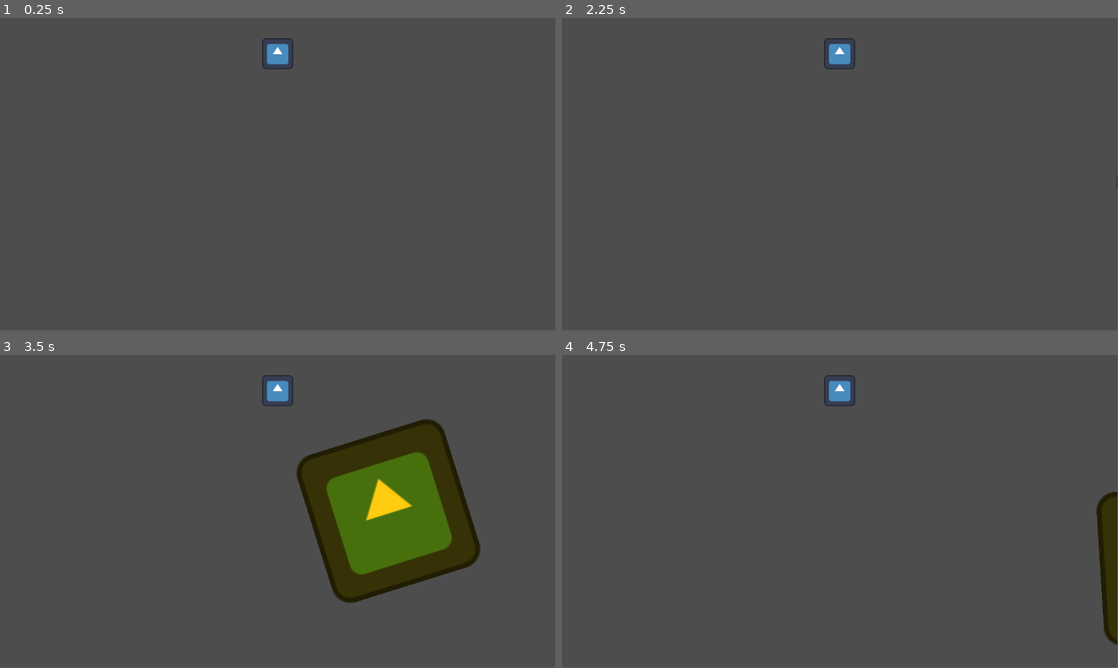
Above: before the commit, frames 1-4 (two rows, left to right).
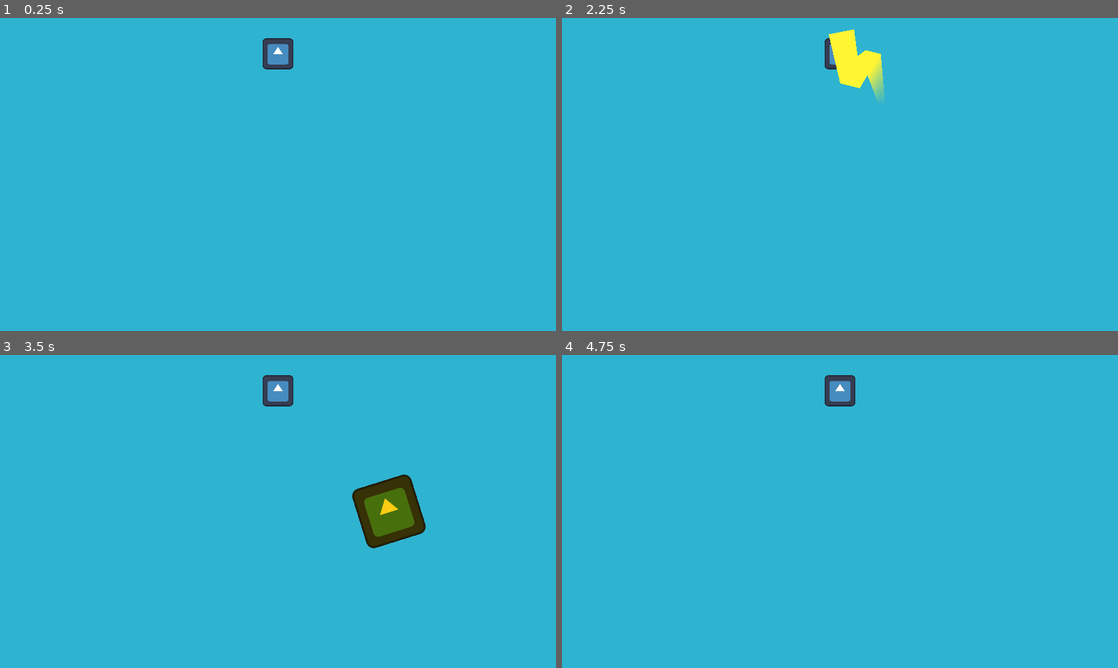
Above: after the commit, the same moments.

Repository: MANM-ANMM/jam_orage_o_rage
Game: Godot game, scene res://scene/main.tscn
Same seed, same stepped clock (60 frames per second), same inputs: the game is played once before the commit and once after it. The engine's default icon, where the game draws it, is replaced by a stand-in: a white triangle on a blue panel in a dark square.
Inputs (mouse positions are in pixels of both pictures, inside the frame that each line leads up to):
- Up to frame 1 (0.25 s): no input
- Up to frame 2 (2.25 s): tap Enter (ui_accept) at 0.5, 0.77, 1.52 s; move the mouse to (962, 158) at 0.52 s; hold Right (move_right) 0.53-1.28 s; click (962, 158) at 0.6 s; move the mouse to (728, 190) at 1.27 s; hold Left (move_left) 1.28-2.03 s; click (728, 190) at 1.35 s; move the mouse to (895, 105) at 2.02 s; hold Right (move_right) from 2.03 s (still down); click (895, 105) at 2.1 s
- Up to frame 3 (3.5 s): keep holding Right (move_right); move the mouse to (250, 574) at 2.77 s; click (250, 574) at 2.85 s; tap Enter (ui_accept) at 3.02 s
- Up to frame 4 (4.75 s): move the mouse to (1006, 558) at 3.52 s; release Right (move_right) at 3.53 s; hold Left (move_left) from 3.53 s (still down); click (1006, 558) at 3.6 s; tap Enter (ui_accept) at 3.77, 4.52 s; move the mouse to (673, 464) at 4.27 s; click (673, 464) at 4.35 s
In our replay, the window is 799x449 before the commit and 800x450 after it. These sizes can differ from the game's own. Grey fills any space a smaller window leaves; there, only what the larger window draws over its background counts as a difference.

The runs differ from the first frame. In frame 1, 99% of the frame differs, in the area x 0-100%, y 0-100%; in frame 2, 100%; in frame 3, 99%; in frame 4, 99%.

Commit message:
gameplay ok

Diff:
--- a/project.godot
+++ b/project.godot
@@ -20,16 +20,22 @@
 Types="*res://script/global_types.gd"
 Nodes="*res://script/global_nodes.gd"
 
+[display]
+
+window/stretch/mode="canvas_items"
+
 [input]
 
 move_left={
 "deadzone": 0.5,
 "events": [Object(InputEventKey,"resource_local_to_scene":false,"resource_name":"","device":-1,"window_id":0,"alt_press …(182 unchanged characters)…
+, Object(InputEventKey,"resource_local_to_scene":false,"resource_name":"","device":-1,"window_id":0,"alt_pressed":false,"shift_pressed":false,"ctrl_pressed":false,"meta_pressed":false,"pressed":false,"keycode":0,"physical_keycode":65,"key_label":0,"unicode":97,"echo":false,"script":null)
 ]
 }
 move_right={
 "deadzone": 0.5,
 "events": [Object(InputEventKey,"resource_local_to_scene":false,"resource_name":"","device":-1,"window_id":0,"alt_press …(182 unchanged characters)…
+, Object(InputEventKey,"resource_local_to_scene":false,"resource_name":"","device":-1,"window_id":0,"alt_pressed":false,"shift_pressed":false,"ctrl_pressed":false,"meta_pressed":false,"pressed":false,"keycode":0,"physical_keycode":68,"key_label":0,"unicode":105,"echo":false,"script":null)
 ]
 }
 eclair={
@@ -50,3 +56,4 @@
 
 renderer/rendering_method="gl_compatibility"
 renderer/rendering_method.mobile="gl_compatibility"
+environment/defaults/default_clear_color=Color(0.180392, 0.701961, 0.819608, 1)
--- a/scene/ciblage_foudre.tscn
+++ b/scene/ciblage_foudre.tscn
@@ -9,6 +9,7 @@
 collision_layer = 0
 collision_mask = 20
 script = ExtResource("1_7vtmf")
+max_grow = 40.0
 
 [node name="CollisionShape2D" type="CollisionShape2D" parent="."]
 rotation = 1.5708
--- a/scene/constructions/adeptes/temple.tscn
+++ b/scene/constructions/adeptes/temple.tscn
@@ -1,16 +1,32 @@
-[gd_scene load_steps=4 format=3 uid="uid://do855p11p6w40"]
+[gd_scene load_steps=8 format=3 uid="uid://do855p11p6w40"]
 
 [ext_resource type="PackedScene" uid="uid://cew563e1kmwm7" path="res://scene/constructions/batiment.tscn" id="1_7kyrf"]
 [ext_resource type="Texture2D" uid="uid://c0iegaufwxl7r" path="res://icon.svg" id="2_ofr8p"]
+[ext_resource type="PackedScene" uid="uid://d0bwyfmeukx0o" path="res://scene/constructions/generateur_personnage.tscn" id="3_lm83y"]
+[ext_resource type="PackedScene" uid="uid://b0rirvskmpf7i" path="res://scene/personnages/adeptes/adepte_constructeur.tscn" id="4_iyjgr"]
+[ext_resource type="PackedScene" uid="uid://dgx465jyd2y5w" path="res://scene/personnages/adeptes/adepte_pose_chantier.tscn" id="5_3mbxn"]
+[ext_resource type="PackedScene" uid="uid://dm25jpukyt1hn" path="res://scene/constructions/generateur_nuages.tscn" id="6_m15nj"]
 
 [sub_resource type="RectangleShape2D" id="RectangleShape2D_8sjmv"]
-size = Vector2(128, 128)
+size = Vector2(51.2, 51.2)
 
 [node name="Temple" instance=ExtResource("1_7kyrf")]
 
 [node name="Icon" type="Sprite2D" parent="." index="0"]
 modulate = Color(1, 0.8, 0.0705882, 1)
+scale = Vector2(0.4, 0.4)
 texture = ExtResource("2_ofr8p")
 
 [node name="CollisionShape2D" type="CollisionShape2D" parent="." index="1"]
 shape = SubResource("RectangleShape2D_8sjmv")
+
+[node name="Generateur_constructeur" parent="." index="2" instance=ExtResource("3_lm83y")]
+wait_time = 7.0
+scene_personnage = ExtResource("4_iyjgr")
+
+[node name="Generateur_poseur" parent="." index="3" instance=ExtResource("3_lm83y")]
+wait_time = 9.0
+scene_personnage = ExtResource("5_3mbxn")
+
+[node name="GenerateurNuages" parent="." index="4" instance=ExtResource("6_m15nj")]
+wait_time = 8.0
--- /dev/null
+++ b/scene/constructions/apostats/chantier_maison.tscn
@@ -0,0 +1,8 @@
+[gd_scene load_steps=3 format=3 uid="uid://bm17gy6assuyj"]
+
+[ext_resource type="PackedScene" uid="uid://duk6e7jesc215" path="res://scene/constructions/chantier.tscn" id="1_n7f7m"]
+[ext_resource type="PackedScene" uid="uid://beksk6ijkp4rg" path="res://scene/constructions/apostats/maison.tscn" id="2_gc718"]
+
+[node name="ChantierMaison" instance=ExtResource("1_n7f7m")]
+peuple = 1
+batiment = ExtResource("2_gc718")
--- /dev/null
+++ b/scene/constructions/apostats/maison.tscn
@@ -0,0 +1,30 @@
+[gd_scene load_steps=7 format=3 uid="uid://beksk6ijkp4rg"]
+
+[ext_resource type="PackedScene" uid="uid://cew563e1kmwm7" path="res://scene/constructions/batiment.tscn" id="1_bjm10"]
+[ext_resource type="PackedScene" uid="uid://d0bwyfmeukx0o" path="res://scene/constructions/generateur_personnage.tscn" id="2_uw54l"]
+[ext_resource type="PackedScene" uid="uid://byjervgatwfll" path="res://scene/personnages/apostats/apostat_pose_chantier.tscn" id="3_w4pw0"]
+[ext_resource type="PackedScene" uid="uid://nj36kcesrt1o" path="res://scene/personnages/apostats/apostat_constructeur.tscn" id="4_nonan"]
+[ext_resource type="PackedScene" uid="uid://b2yap1l1e3a52" path="res://scene/personnages/apostats/apostat_guerrier.tscn" id="5_3m6tv"]
+
+[sub_resource type="RectangleShape2D" id="RectangleShape2D_hkpc4"]
+size = Vector2(50, 20)
+
+[node name="Maison" instance=ExtResource("1_bjm10")]
+peuple = 1
+
+[node name="CollisionShape2D" type="CollisionShape2D" parent="." index="0"]
+position = Vector2(0, -9)
+shape = SubResource("RectangleShape2D_hkpc4")
+debug_color = Color(0.458824, 0.447059, 1, 0.419608)
+
+[node name="GenerateurPoseChantier" parent="." index="1" instance=ExtResource("2_uw54l")]
+wait_time = 14.0
+scene_personnage = ExtResource("3_w4pw0")
+
+[node name="GenerateurConstructeur" parent="." index="2" instance=ExtResource("2_uw54l")]
+wait_time = 8.0
+scene_personnage = ExtResource("4_nonan")
+
+[node name="GenerateurGuerrier" parent="." index="3" instance=ExtResource("2_uw54l")]
+wait_time = 9.0
+scene_personnage = ExtResource("5_3m6tv")
--- /dev/null
+++ b/scene/constructions/generateur_nuages.tscn
@@ -0,0 +1,11 @@
+[gd_scene load_steps=3 format=3 uid="uid://dm25jpukyt1hn"]
+
+[ext_resource type="Script" path="res://script/constructions/generateur_nuages.gd" id="1_o262i"]
+[ext_resource type="PackedScene" uid="uid://bbccirbv3hfcs" path="res://scene/nuage.tscn" id="2_bbsqb"]
+
+[node name="GenerateurNuages" type="Timer"]
+autostart = true
+script = ExtResource("1_o262i")
+scene_nuage = ExtResource("2_bbsqb")
+
+[connection signal="timeout" from="." to="." method="_on_timeout"]
--- /dev/null
+++ b/scene/constructions/generateur_personnage.tscn
@@ -0,0 +1,10 @@
+[gd_scene load_steps=2 format=3 uid="uid://d0bwyfmeukx0o"]
+
+[ext_resource type="Script" path="res://script/constructions/generateur_personnage.gd" id="1_3kl3u"]
+
+[node name="GenerateurPersonnage" type="Timer"]
+wait_time = 6.0
+autostart = true
+script = ExtResource("1_3kl3u")
+
+[connection signal="timeout" from="." to="." method="_on_timeout"]
--- a/scene/main.tscn
+++ b/scene/main.tscn
@@ -7,6 +7,7 @@
 [ext_resource type="PackedScene" uid="uid://bjyjef8wd85i3" path="res://scene/constructions/adeptes/chantier_temple.tscn" id="5_f7pyk"]
 [ext_resource type="PackedScene" uid="uid://b0rirvskmpf7i" path="res://scene/personnages/adeptes/adepte_constructeur.tscn" id="5_vn2rs"]
 [ext_resource type="PackedScene" uid="uid://do855p11p6w40" path="res://scene/constructions/adeptes/temple.tscn" id="6_556qx"]
+[ext_resource type="PackedScene" uid="uid://beksk6ijkp4rg" path="res://scene/constructions/apostats/maison.tscn" id="7_rnyke"]
 [ext_resource type="PackedScene" uid="uid://dgx465jyd2y5w" path="res://scene/personnages/adeptes/adepte_pose_chantier.tscn" id="7_xuc5i"]
 [ext_resource type="PackedScene" uid="uid://b2yap1l1e3a52" path="res://scene/personnages/apostats/apostat_guerrier.tscn" id="8_3brll"]
 [ext_resource type="PackedScene" uid="uid://bbccirbv3hfcs" path="res://scene/nuage.tscn" id="10_rjk7h"]
@@ -36,6 +37,10 @@
 
 [node name="Temple" parent="Planete/batiments" instance=ExtResource("6_556qx")]
 position = Vector2(327, -736)
+
+[node name="Maison" parent="Planete/batiments" instance=ExtResource("7_rnyke")]
+position = Vector2(691, 404)
+rotation = 2.13105
 
 [node name="personnages" type="Node2D" parent="Planete"]
 
--- a/scene/nuage.tscn
+++ b/scene/nuage.tscn
@@ -12,7 +12,7 @@
 eclair = NodePath("altitude/Eclair")
 
 [node name="altitude" type="Area2D" parent="."]
-position = Vector2(0, -900)
+position = Vector2(0, -800)
 collision_layer = 32
 collision_mask = 32
 
@@ -23,7 +23,7 @@
 [node name="Eclair" parent="altitude" instance=ExtResource("2_kxax6")]
 
 [node name="TimerDebutPluie" type="Timer" parent="."]
-wait_time = 10.0
+wait_time = 30.0
 one_shot = true
 autostart = true
 
--- a/scene/personnages/adeptes/adepte_pose_chantier.tscn
+++ b/scene/personnages/adeptes/adepte_pose_chantier.tscn
@@ -1,8 +1,7 @@
-[gd_scene load_steps=6 format=3 uid="uid://dgx465jyd2y5w"]
+[gd_scene load_steps=5 format=3 uid="uid://dgx465jyd2y5w"]
 
 [ext_resource type="PackedScene" uid="uid://b11tyoc8vc22q" path="res://scene/personnages/personnage.tscn" id="1_kthtd"]
 [ext_resource type="PackedScene" uid="uid://c8np6dwgtsylx" path="res://scene/personnages/pose_chantier.tscn" id="2_26eel"]
-[ext_resource type="PackedScene" uid="uid://bjyjef8wd85i3" path="res://scene/constructions/adeptes/chantier_temple.tscn" id="3_o4u12"]
 [ext_resource type="PackedScene" uid="uid://f4bj033thorm" path="res://scene/personnages/modes_deplacements/mode_deplacement_civil.tscn" id="4_f0d4c"]
 
 [sub_resource type="CircleShape2D" id="CircleShape2D_ye7ry"]
@@ -16,7 +15,7 @@
 
 [node name="PoseChantier" parent="." index="1" instance=ExtResource("2_26eel")]
 position = Vector2(0, 5)
-chantier = ExtResource("3_o4u12")
+chantier_path = "res://scene/constructions/adeptes/chantier_temple.tscn"
 
 [node name="ModeDeplacementCivil" parent="." index="2" node_paths=PackedStringArray("personnage") instance=ExtResource("4_f0d4c")]
 personnage = NodePath("..")
--- /dev/null
+++ b/scene/personnages/apostats/apostat_constructeur.tscn
@@ -0,0 +1,26 @@
+[gd_scene load_steps=5 format=3 uid="uid://nj36kcesrt1o"]
+
+[ext_resource type="PackedScene" uid="uid://b11tyoc8vc22q" path="res://scene/personnages/personnage.tscn" id="1_1o57u"]
+[ext_resource type="PackedScene" uid="uid://f4bj033thorm" path="res://scene/personnages/modes_deplacements/mode_deplacement_civil.tscn" id="2_c7dt5"]
+[ext_resource type="PackedScene" uid="uid://djdrod7i0doew" path="res://scene/personnages/constructeur.tscn" id="3_gp4ti"]
+
+[sub_resource type="CircleShape2D" id="CircleShape2D_cisw5"]
+radius = 5.0
+
+[node name="ApostatConstructeur" instance=ExtResource("1_1o57u")]
+peuple = 1
+
+[node name="CollisionShape2D" type="CollisionShape2D" parent="." index="0"]
+shape = SubResource("CircleShape2D_cisw5")
+debug_color = Color(0.784314, 0.113725, 1, 0.419608)
+
+[node name="ModeDeplacementCivil" parent="." index="1" node_paths=PackedStringArray("personnage") instance=ExtResource("2_c7dt5")]
+personnage = NodePath("..")
+
+[node name="constructeur" parent="." index="2" instance=ExtResource("3_gp4ti")]
+peuple = 1
+
+[node name="CollisionShape2D2" type="CollisionShape2D" parent="constructeur" index="1"]
+visible = false
+shape = SubResource("CircleShape2D_cisw5")
+debug_color = Color(0.784314, 0.113725, 1, 0.419608)
--- /dev/null
+++ b/scene/personnages/apostats/apostat_pose_chantier.tscn
@@ -0,0 +1,22 @@
+[gd_scene load_steps=5 format=3 uid="uid://byjervgatwfll"]
+
+[ext_resource type="PackedScene" uid="uid://b11tyoc8vc22q" path="res://scene/personnages/personnage.tscn" id="1_uhwoc"]
+[ext_resource type="PackedScene" uid="uid://c8np6dwgtsylx" path="res://scene/personnages/pose_chantier.tscn" id="2_tdiab"]
+[ext_resource type="PackedScene" uid="uid://f4bj033thorm" path="res://scene/personnages/modes_deplacements/mode_deplacement_civil.tscn" id="3_yt62e"]
+
+[sub_resource type="CircleShape2D" id="CircleShape2D_fgymf"]
+radius = 5.0
+
+[node name="ApostatPoseChantier" instance=ExtResource("1_uhwoc")]
+peuple = 1
+
+[node name="CollisionShape2D" type="CollisionShape2D" parent="." index="0"]
+shape = SubResource("CircleShape2D_fgymf")
+debug_color = Color(0.839216, 0, 0.92549, 0.419608)
+
+[node name="PoseChantier" parent="." index="1" instance=ExtResource("2_tdiab")]
+position = Vector2(0, 5)
+chantier_path = "res://scene/constructions/apostats/chantier_maison.tscn"
+
+[node name="ModeDeplacementCivil" parent="." index="2" node_paths=PackedStringArray("personnage") instance=ExtResource("3_yt62e")]
+personnage = NodePath("..")
--- a/scene/personnages/personnage.tscn
+++ b/scene/personnages/personnage.tscn
@@ -5,3 +5,8 @@
 [node name="personnage" type="CharacterBody2D"]
 collision_layer = 24
 script = ExtResource("1_vdp6i")
+
+[node name="TimerMort" type="Timer" parent="."]
+wait_time = 240.0
+
+[connection signal="timeout" from="TimerMort" to="." method="_on_timer_mort_timeout"]
--- a/scene/personnages/pose_chantier.tscn
+++ b/scene/personnages/pose_chantier.tscn
@@ -12,6 +12,7 @@
 
 [node name="CollisionShape2D" type="CollisionShape2D" parent="."]
 shape = SubResource("CircleShape2D_dnwws")
+debug_color = Color(0, 0.6, 0.701961, 0.0117647)
 
 [node name="Timer" type="Timer" parent="."]
 wait_time = 15.0
--- a/scene/player.tscn
+++ b/scene/player.tscn
@@ -4,8 +4,8 @@
 [ext_resource type="Script" path="res://script/player.gd" id="1_pfb8c"]
 
 [sub_resource type="CapsuleShape2D" id="CapsuleShape2D_u4is0"]
-radius = 25.0
-height = 120.0
+radius = 35.0
+height = 220.0
 
 [node name="Player" type="Node2D"]
 script = ExtResource("1_pfb8c")
--- a/script/ciblage_foudre.gd
+++ b/script/ciblage_foudre.gd
@@ -10,8 +10,8 @@
 func _process(delta):
 	global_position = get_global_mouse_position()
 	if do_grow and scale.x<max_grow:
-		scale.x+=delta*grow_speed
-		scale.y+=delta*grow_speed
+		scale.x+=delta*grow_speed*log(scale.x*10+0.01)
+		scale.y = scale.x
 
 func stop_growing():
 	do_grow = false
--- /dev/null
+++ b/script/constructions/generateur_nuages.gd
@@ -0,0 +1,10 @@
+extends Timer
+
+@export var scene_nuage : PackedScene
+
+
+func _on_timeout():
+	var p := scene_nuage.instantiate()
+	p.position = Vector2.ZERO
+	p.rotation = (get_parent().global_position-Nodes.node_nuages.global_position).rotated(PI/2).angle()
+	Nodes.node_nuages.add_child(p)
--- /dev/null
+++ b/script/constructions/generateur_personnage.gd
@@ -0,0 +1,9 @@
+extends Timer
+
+@export var scene_personnage : PackedScene
+
+
+func _on_timeout():
+	var p := scene_personnage.instantiate()
+	p.global_position = get_parent().global_position
+	Nodes.node_personnages.add_child(p)
--- a/script/eclair.gd
+++ b/script/eclair.gd
@@ -1,4 +1,3 @@
-@tool
 extends Line2D
 
 class_name Eclair
--- a/script/global_nodes.gd
+++ b/script/global_nodes.gd
@@ -2,3 +2,4 @@
 
 var node_personnages : Node2D
 var node_batiments : Node2D
+var node_nuages : Node2D
--- a/script/main.gd
+++ b/script/main.gd
@@ -4,3 +4,4 @@
 func _ready():
 	Nodes.node_personnages = $Planete/personnages
 	Nodes.node_batiments = $Planete/batiments
+	Nodes.node_nuages = $Planete/nuages
--- a/script/nuage.gd
+++ b/script/nuage.gd
@@ -5,12 +5,16 @@
 @onready var timer_pluie := $TimerPluie
 var pluie_on := false
 @export var eclair:Eclair
+const hauteur_nuages := -900
 
 var speed := PI/randf_range(80, 205)
 var sens :float= [1].pick_random()
 
 func _ready():
-	$altitude.position.y *= (1+speed+randf_range(-0.01, 0.01))
+	var tween = get_tree().create_tween()
+	var dest := Vector2(0, hauteur_nuages*(1+speed+randf_range(-0.01, 0.01)))
+	tween.tween_property($altitude, "position", dest, 0.8)
+
 
 # Called every frame. 'delta' is the elapsed time since the previous frame.
 func _process(delta):
--- a/script/personnages/arme.gd
+++ b/script/personnages/arme.gd
@@ -12,5 +12,5 @@
 	infliger_degats()
 
 func infliger_degats():
-	for b in get_overlapping_bodies():
+	for b in get_overlapping_bodies().filter(func(b): return b.peuple!=peuple):
 		b.subir_degats(degats)
--- a/script/personnages/deplacement_civil.gd
+++ b/script/personnages/deplacement_civil.gd
@@ -2,11 +2,12 @@
 
 @export var personnage : Personnage
 @onready var timer := $Timer
+var global_speed := 1.5
 
 # Called when the node enters the scene tree for the first time.
 func _ready():
-	personnage.direction = [-1, 1].pick_random()
+	personnage.direction = [-global_speed, global_speed].pick_random()
 
 
 func _on_timer_timeout():
-	personnage.direction = [-1, 1, personnage.direction].pick_random()
+	personnage.direction = [-global_speed, global_speed, personnage.direction, personnage.direction].pick_random()
--- a/script/personnages/deplacement_guerrier.gd
+++ b/script/personnages/deplacement_guerrier.gd
@@ -2,6 +2,7 @@
 
 
 @export var personnage : Personnage
+var global_speed := 1.5
 # Called when the node enters the scene tree for the first time.
 func _ready():
-	personnage.direction = [-1, 1].pick_random()
+	personnage.direction = [-global_speed, global_speed].pick_random()
--- a/script/personnages/personnage.gd
+++ b/script/personnages/personnage.gd
@@ -18,18 +18,20 @@
 	rotation = up_direction.rotated(-PI/2).angle()
 
 func _physics_process(delta):
-	up_direction = (planete.global_position - global_position).normalized()
-	var left_direction := up_direction.rotated(PI/2.0)
+	var left_direction = compute_directions()
 
 	if direction:
 		velocity = left_direction * direction * speed
 	else:
-		velocity.x = move_toward(velocity.x, left_direction.x*direction, speed)
-		velocity.y = move_toward(velocity.y, left_direction.y*direction, speed)
+		velocity = Vector2.ZERO
 
 	velocity += up_direction * puissance_gravite
 
 	move_and_slide()
+
+func compute_directions():
+	up_direction = (planete.global_position - global_position).normalized()
+	return up_direction.rotated(PI/2.0)
 
 func subir_degats(degats:int):
 	vie -= degats
@@ -39,3 +41,7 @@
 
 func mourrir():
 	queue_free()
+
+
+func _on_timer_mort_timeout():
+	mourrir()
--- a/script/personnages/pose_chantier.gd
+++ b/script/personnages/pose_chantier.gd
@@ -1,6 +1,7 @@
 extends Area2D
 
-@export var chantier : PackedScene
+@export_file var chantier_path : String
+@onready var chantier := load(chantier_path)
 @onready var timer := $Timer
 var counter := 0 :
 	set(val):
--- a/script/player.gd
+++ b/script/player.gd
@@ -19,9 +19,21 @@
 
 		var nb : int = min(cibles.size(), nuages.size())
 
-		cibles.sort_custom(func(c):return c.global_position.distance_squared_to(global_position))
+		cibles.sort_custom(compare_cibles)
+		nuages.sort_custom(compare_nuages)
 
 		for i in range(nb):
 			nuages[i].lancer_eclair(cibles[i].global_position)
 
 		ciblage_foudre.stop_growing()
+
+		if nb == 0 and not nuages.is_empty():
+			nuages[0].lancer_eclair(ciblage_foudre.global_position)
+
+func compare_cibles(a, b):
+	var da = a.global_position.distance_squared_to(global_position)
+	var db = b.global_position.distance_squared_to(global_position)
+	return da>db
+
+func compare_nuages(a:Nuage, b:Nuage):
+	return a.pluie_on
Not shown: 1 places in scene/main.tscn that only renumber resources
